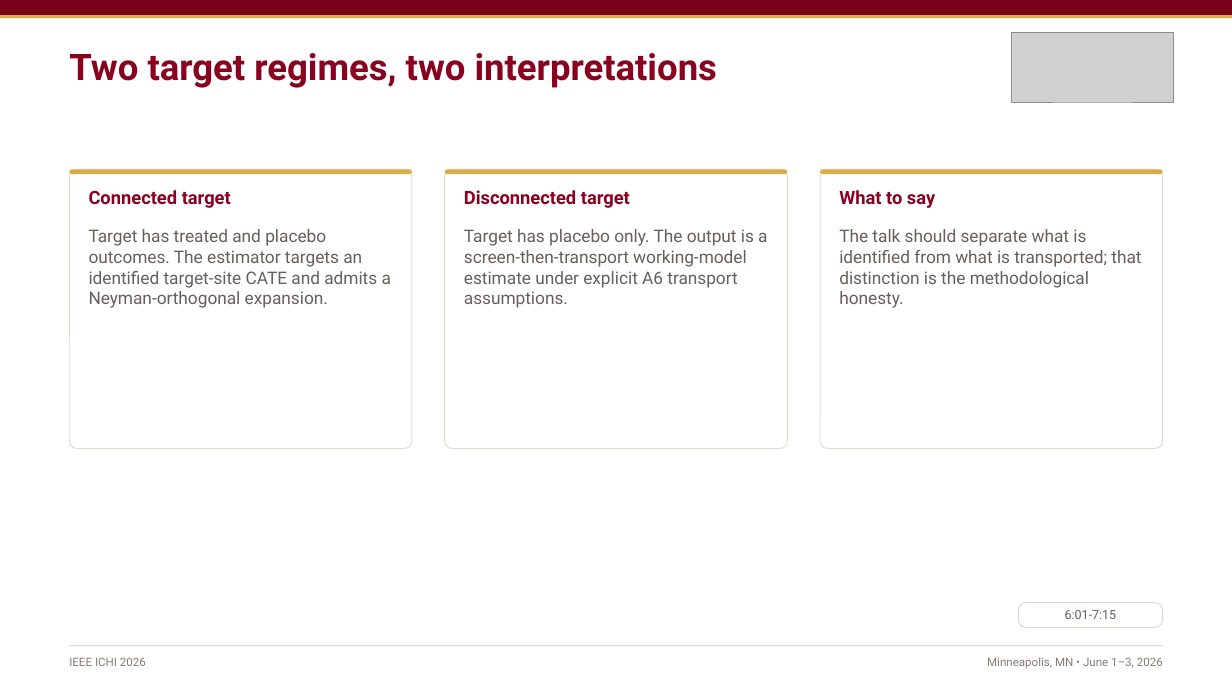
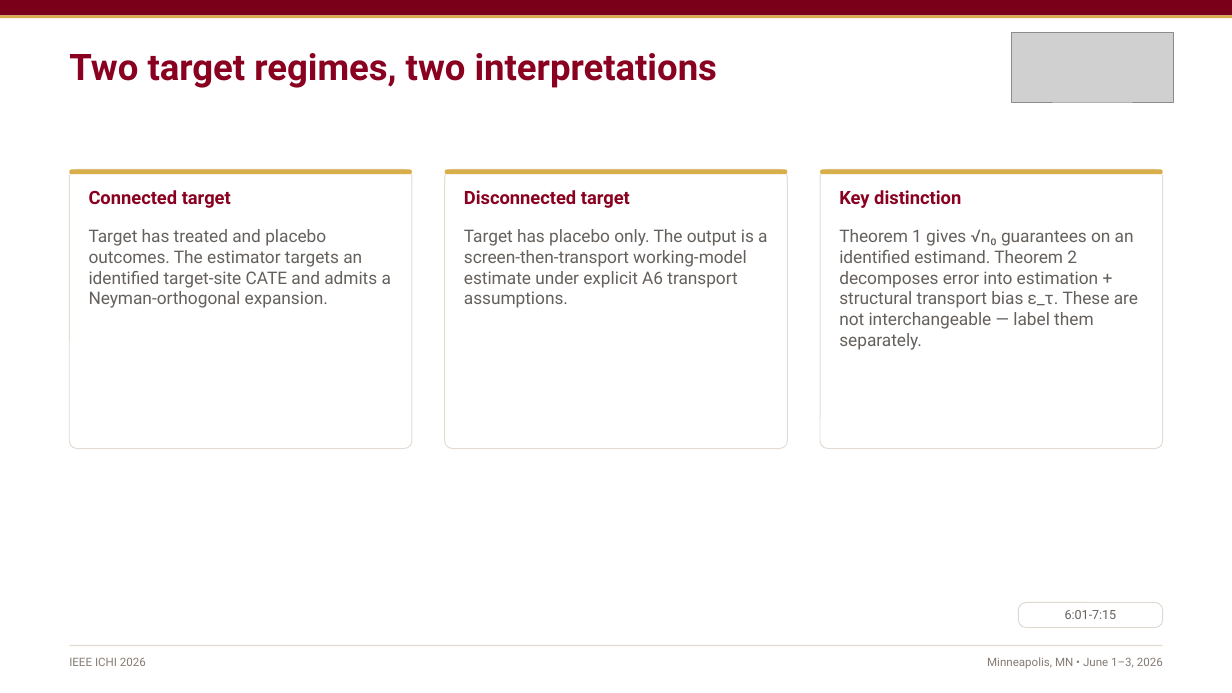
Before and after one commit to wangzilongri/SparseTLDRICHI2026, a slide deck: slide 6 of presentation/output/transfer-learning-meta-analysis-ichi-2026-talk.pptx. Drawn at 1232x693 pixels with LibreOffice and Linux fonts; fonts in the diff are those of the drawing; grey boxes stand for pictures. Boxes give left, top, right and bottom in pixels: in the first picture for what was removed or moved away, otherwise in the second. Text is boxed around its words. In the diff, an @@ line names an element or a change of style, - is before the commit and + after.

```diff
--- a/presentation/output/transfer-learning-meta-analysis-ichi-2026-talk.pptx
+++ b/presentation/output/transfer-learning-meta-analysis-ichi-2026-talk.pptx
@@ text at [839,190,961,208]: text changed @@
-What to say
+Key distinction
@@ text at [839,229,1138,350]: text changed @@
-The talk should separate what is identified from what is transported; that distinction is the methodological honesty.
+Theorem 1 gives √n₀ guarantees on an identified estimand. Theorem 2 decomposes error into estimation + structural transport bias ε_τ. These are not interchangeable — label them separately.
```
Also in this commit, not shown: 3 other slides changed, 1 other file.
